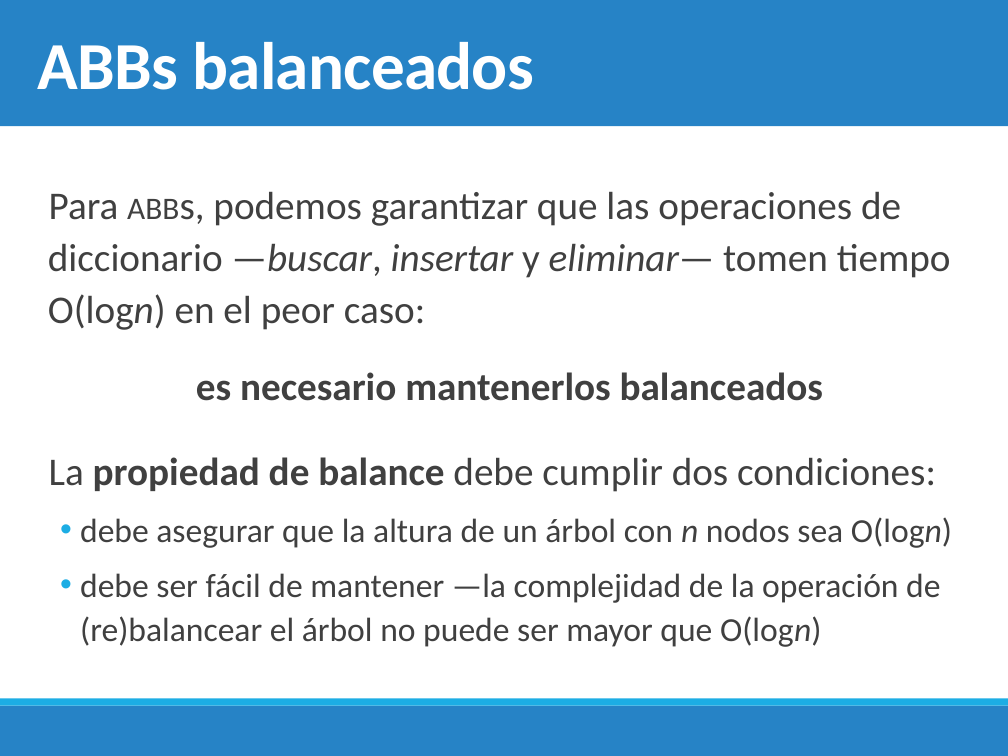
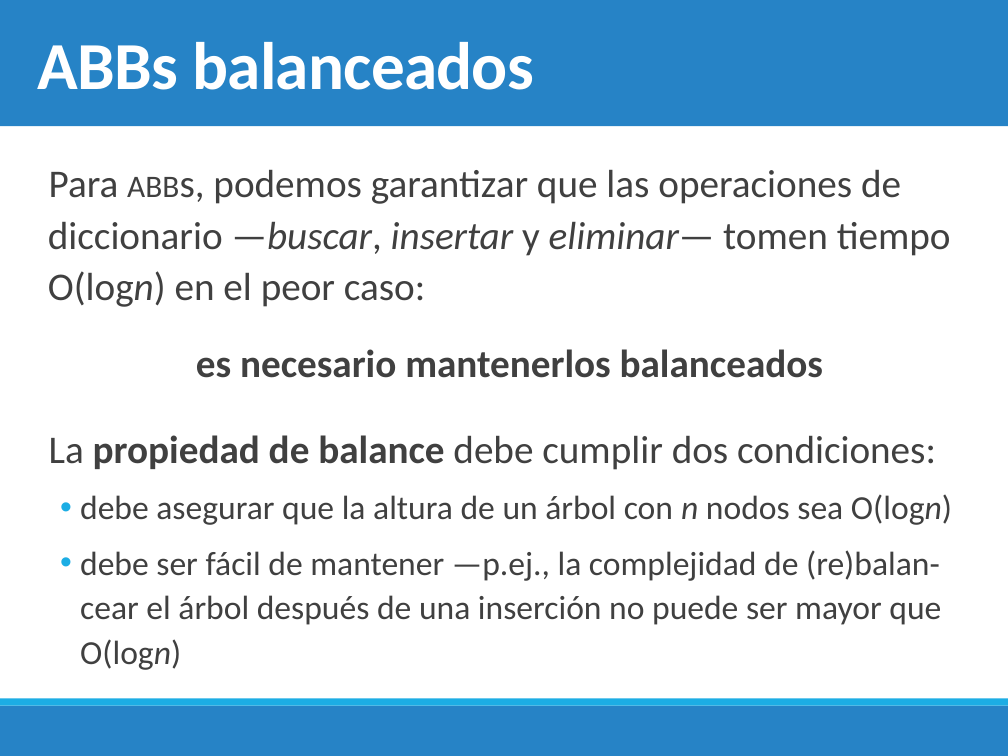
Before and after one commit to chris-carstens/2020-2, a slide deck: slide 9 of Clases/07 - Árboles AVL/07. Árboles AVL.pptx. Drawn at 1008x756 pixels with LibreOffice and Linux fonts; fonts in the diff are those of the drawing. Boxes give left, top, right and bottom in pixels: in the first picture for what was removed or moved away, otherwise in the second. Text is boxed around its words. In the diff, an @@ line names an element or a change of style, - is before the commit and + after.

```diff
--- a/Clases/07 - Árboles AVL/07. Árboles AVL.pptx
+++ b/Clases/07 - Árboles AVL/07. Árboles AVL.pptx
@@ text at (80, 550, 941, 670): text changed @@
-  • debe ser fácil de mantener —la complejidad de la operación de (re)balancear el árbol no puede ser mayor que O(logn)
+  • debe ser fácil de mantener —p.ej., la complejidad de (re)balan-cear el árbol después de una inserción no puede ser mayor que O(logn)
```
Also in this commit, not shown: 18 other slides changed, 2 slides added, 3 slides removed, 5 other files.
